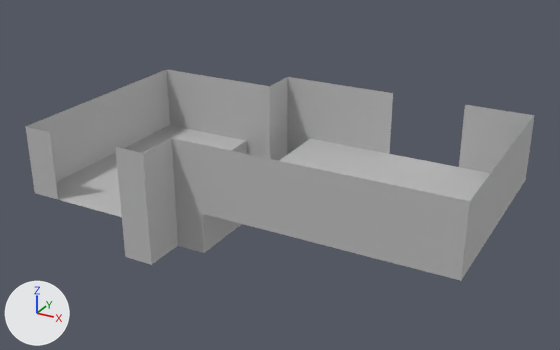
The FBX model TrialsForAGod/Assets/Models - Brian/room_b.fbx, before and after one commit.
Camera for both pictures: a camera (50 mm lens) standing at (34.1, -35.2, 23.2) and looking at (9.6, 9.3, 0.9). The axes (+X, +Y, +Z) are drawn at lower left. The lights are the same throughout. Where no turn or scale is listed for an object, it has been applied to the vertices.

The first picture shows 'room_b'.
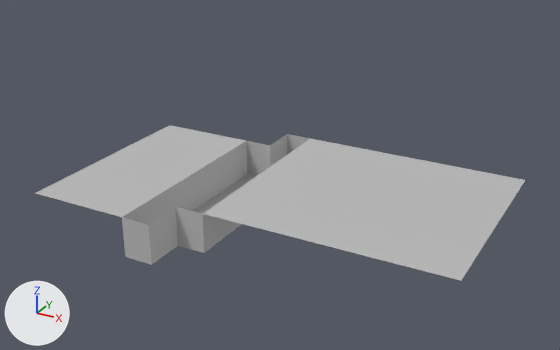
The newer file is also turned or shifted as a whole; pictures and numbers use the older file's frame.

Edits to the bpy script that builds the scene:
```text
Change me_mesh:
    used by ob_room_b; location = (0.0, 6.0, 0.0)
    remove me_mesh.from_pydata(...)  # 55 vertices, 42 faces; spans x -5.0..24.8, y -6.0..13.0, z -3.0..5.0
    add me_mesh.from_pydata(...)  # 35 vertices, 24 faces; spans x -5.0..24.8, y -6.0..13.0, z -3.0..0.0
    me_mesh part 1
    20 vertices are removed from x -5.0..24.8, y -6.0..13.0, z 5.0
    18 faces are deleted
```

What differs and where, as boxes (x1, y1, x2, y2) in the pictures (560 x 350 px):
'room_b', reshaped (26% shorter)
    before: (25, 69, 535, 281)
    after: (36, 125, 525, 281)
part 1 of me_mesh, deleted
    before: (25, 69, 535, 281)
